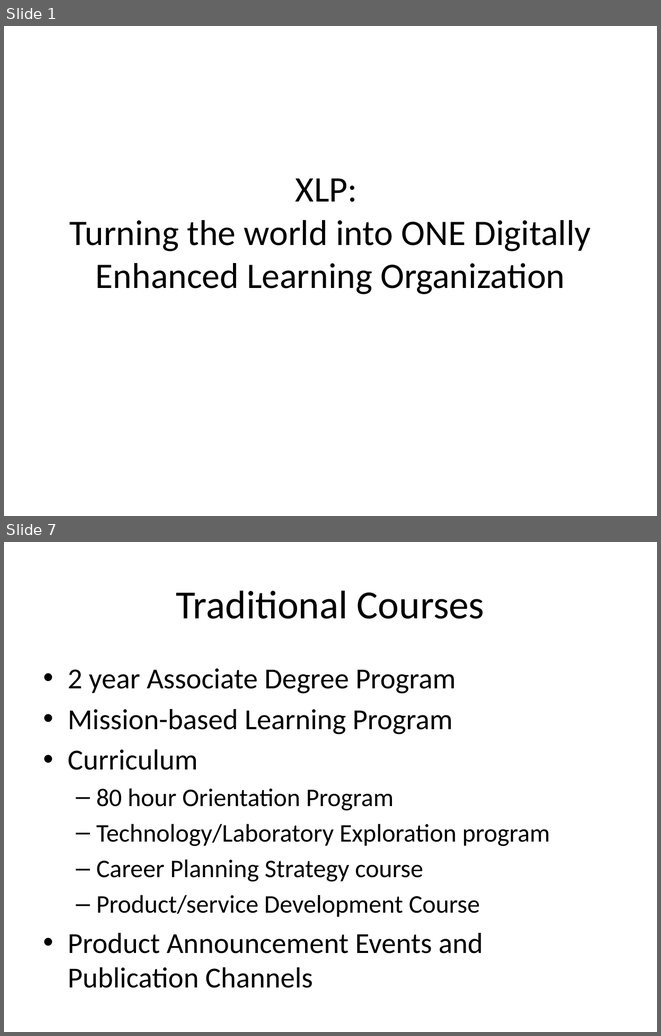
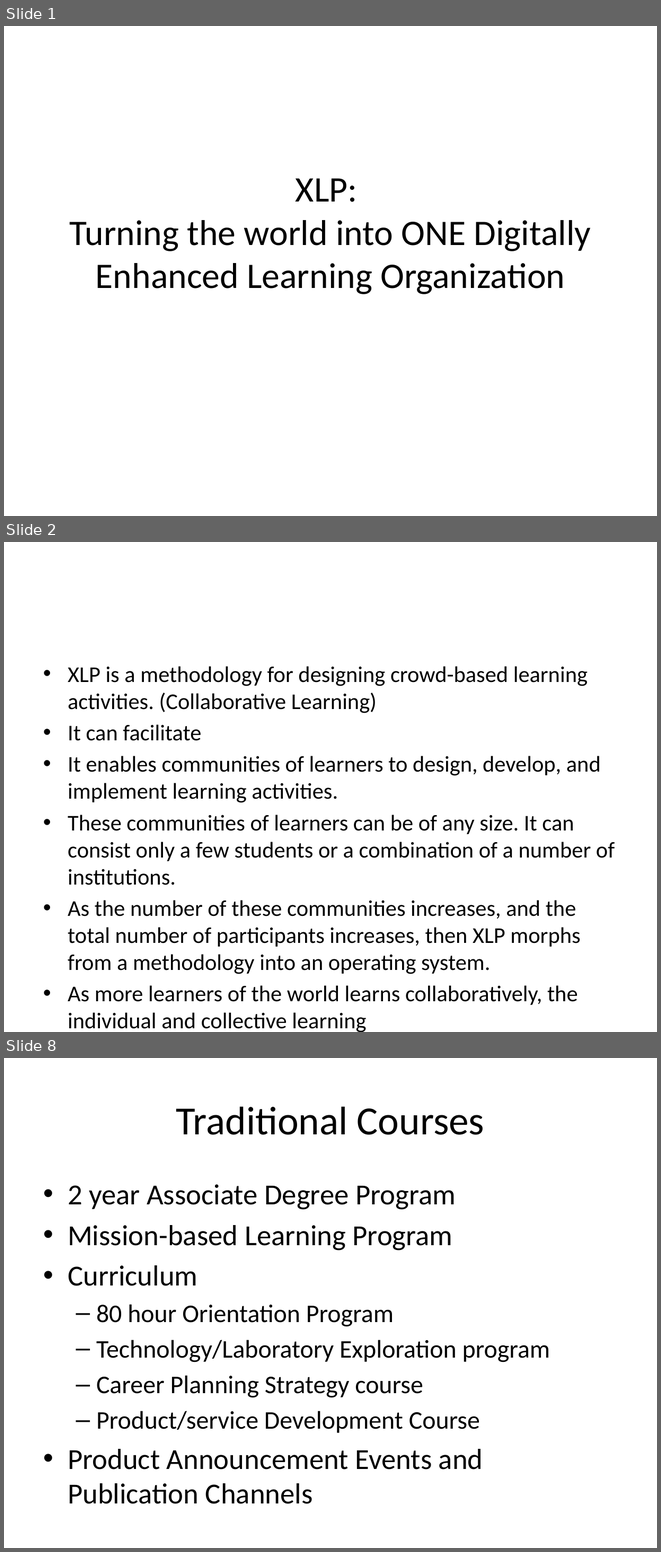
Before and after one commit to toyhouse/XLP_Theory, a slide deck: docs/QS_Start_XLP_Scripts.pptx. Shown one above the other, each under a label of ours: slides 1 and 7 before the commit, slides 1, 2 and 8 after it; the slides between them are not shown. The pictures are 661x1036 and 661x1552 pixels, drawn with LibreOffice and Linux fonts; fonts in the diff are those of the drawing. Boxes give left, top, right and bottom in pixels: in the first picture for what was removed or moved away, otherwise in the second. Text is boxed around its words. In the diff, an @@ line names an element or a change of style, - is before the commit and + after.

```diff
--- a/docs/QS_Start_XLP_Scripts.pptx
+++ b/docs/QS_Start_XLP_Scripts.pptx
@@ slide 2 added at (x1=4, y1=542, x2=657, y2=1032), background #FFFFFF @@
@@ text added at (x1=68, y1=666, x2=615, y2=1032), 24.8 pt, text #000000 @@
+• XLP is a methodology for designing crowd-based learning activities. (Collaborative Learning)
+• It can facilitate
+• It enables communities of learners to design, develop, and implement learning activities.
+• These communities of learners can be of any size. It can consist only a few students or a combination of a number of institutions.
+• As the number of these communities increases, and the total number of participants increases, then XLP morphs from a methodology into an operating system.
+• As more learners of the world learns collaboratively, the individual and collective learning
@@ what was slide 7 is now slide 8 @@
```
Also in this commit, not shown: 6 slides changed, 2 other files.
